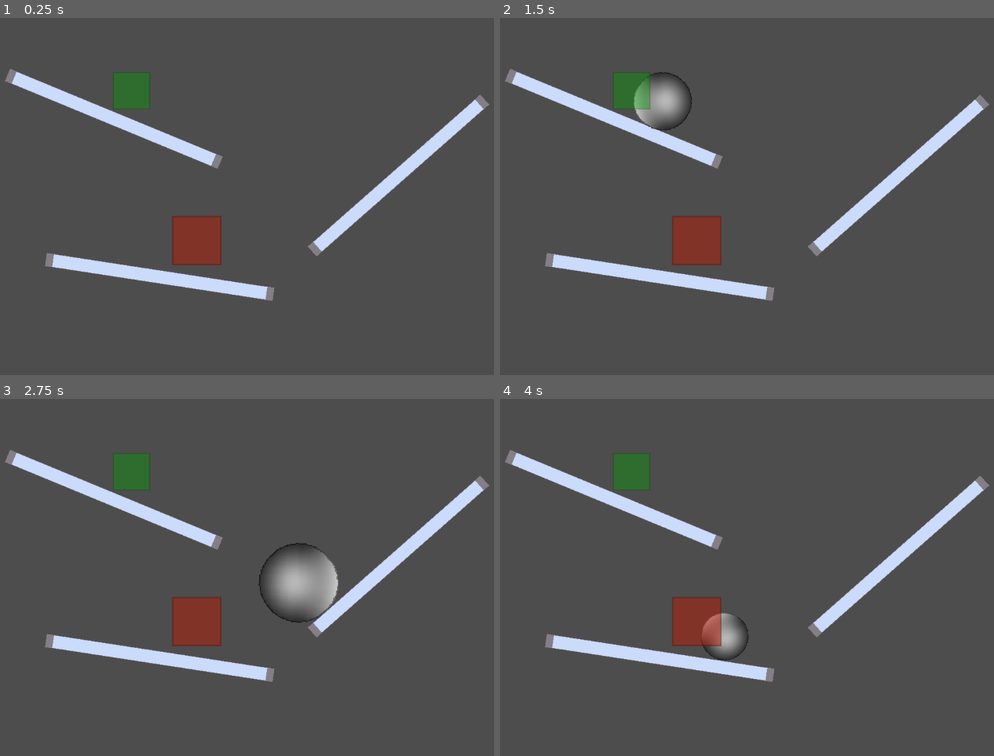
Above: before the commit, frames 1-4 (two rows, left to right).
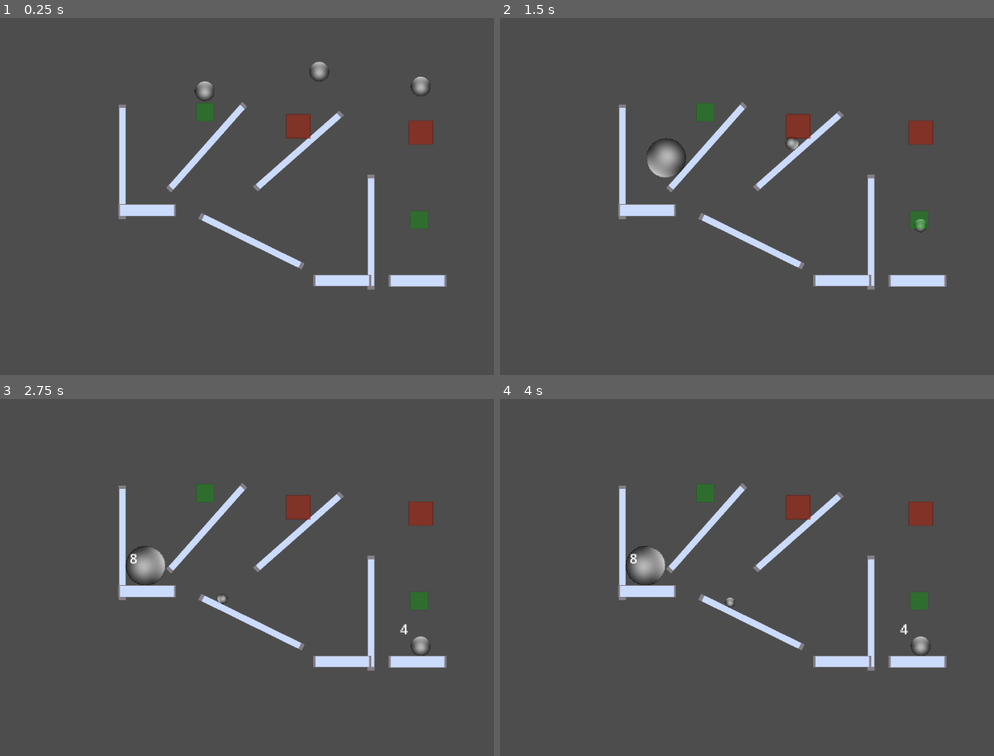
Above: after the commit, the same moments.

Repository: NewtKingGames/GMTKJam24
Game: Godot game, scene res://Scenes/Levels/test_level.tscn
The game is run twice, just before and just after one commit, with the same random seed, the same clock (stepped at 60 frames per second) and the same inputs.
Inputs:
- Up to frame 1 (0.25 s): no input
- Up to frame 2 (1.5 s): no input
- Up to frame 3 (2.75 s): no input
- Up to frame 4 (4 s): no input

The runs differ from the first frame. In frame 1, 12% of the frame differs, in the area x 0-100%, y 12-80%; in frame 2, 13%; in frame 3, 14%, in the area x 0-100%, y 14-80%; in frame 4, 12%.

Commit message:
Finish basic scale object and add demo level

Diff:
--- a/Scenes/Levels/test_level.tscn
+++ b/Scenes/Levels/test_level.tscn
@@ -1,43 +1,83 @@
-[gd_scene load_steps=5 format=3 uid="uid://dvyhri8ufdvyf"]
+[gd_scene load_steps=6 format=3 uid="uid://dvyhri8ufdvyf"]
 
 [ext_resource type="PackedScene" uid="uid://su8ld586qy81" path="res://Scenes/Objects/platform.tscn" id="1_7oh6f"]
 [ext_resource type="PackedScene" uid="uid://d1c5sdqrwiuri" path="res://Scenes/Objects/ball.tscn" id="2_idysa"]
 [ext_resource type="PackedScene" uid="uid://db1sld5xkn1qp" path="res://Scenes/Objects/scale_zone_grow.tscn" id="3_5l8p5"]
 [ext_resource type="PackedScene" uid="uid://bodowffk2hyev" path="res://Scenes/Objects/scale_zone_shrink.tscn" id="4_d70p2"]
+[ext_resource type="PackedScene" uid="uid://do0jxgdl0c466" path="res://Scenes/Objects/basic_scale_platform.tscn" id="5_v8d71"]
 
 [node name="TestLevel" type="Node2D"]
 
 [node name="Platforms" type="Node" parent="."]
 
 [node name="Platform" parent="Platforms" instance=ExtResource("1_7oh6f")]
-position = Vector2(-295, -141)
-rotation = 0.392628
+position = Vector2(-254, -179)
+rotation = 2.29353
+scale = Vector2(-13.0182, -0.758343)
+
+[node name="Platform4" parent="Platforms" instance=ExtResource("1_7oh6f")]
+position = Vector2(-559, -126)
+rotation = 1.57079
+scale = Vector2(-13.0182, -0.758343)
+
+[node name="Platform5" parent="Platforms" instance=ExtResource("1_7oh6f")]
+position = Vector2(341, 129)
+rotation = 1.57079
 scale = Vector2(-13.0182, -0.758343)
 
 [node name="Platform2" parent="Platforms" instance=ExtResource("1_7oh6f")]
-position = Vector2(220, -38)
+position = Vector2(78, -165)
 rotation = -0.723311
 scale = Vector2(-13.0182, -0.758343)
 
 [node name="Platform3" parent="Platforms" instance=ExtResource("1_7oh6f")]
-position = Vector2(-212, 146)
-rotation = 0.152277
+position = Vector2(-92, 162)
+rotation = 0.457846
 scale = Vector2(-13.0182, -0.758343)
 
 [node name="Camera2D" type="Camera2D" parent="."]
 position = Vector2(2.08165e-12, 2.08165e-12)
+zoom = Vector2(0.5, 0.5)
 
 [node name="Balls" type="Node" parent="."]
 
 [node name="Ball" parent="Balls" instance=ExtResource("2_idysa")]
-position = Vector2(-403, -410)
+position = Vector2(-261, -397)
 
-[node name="Node" type="Node" parent="."]
+[node name="Ball2" parent="Balls" instance=ExtResource("2_idysa")]
+position = Vector2(154, -468)
 
-[node name="ScaleZoneGrow" parent="Node" instance=ExtResource("3_5l8p5")]
-position = Vector2(-263, -192)
+[node name="Ball3" parent="Balls" instance=ExtResource("2_idysa")]
+position = Vector2(520, -414)
+
+[node name="Zones" type="Node" parent="."]
+
+[node name="ScaleZoneGrow" parent="Zones" instance=ExtResource("3_5l8p5")]
+position = Vector2(-259, -306)
 scale = Vector2(2.10977, 2.10977)
 
-[node name="ScaleZoneShrink" parent="Node" instance=ExtResource("4_d70p2")]
-position = Vector2(-145, 80)
+[node name="ScaleZoneGrow2" parent="Zones" instance=ExtResource("3_5l8p5")]
+position = Vector2(515, 85)
+scale = Vector2(2.10977, 2.10977)
+
+[node name="ScaleZoneShrink" parent="Zones" instance=ExtResource("4_d70p2")]
+position = Vector2(77, -255)
 scale = Vector2(2.79167, 2.79167)
+
+[node name="ScaleZoneShrink2" parent="Zones" instance=ExtResource("4_d70p2")]
+position = Vector2(521, -232)
+scale = Vector2(2.79167, 2.79167)
+
+[node name="Scales" type="Node" parent="."]
+
+[node name="BasicScalePlatform" parent="Scales" instance=ExtResource("5_v8d71")]
+position = Vector2(-470, 50)
+scale = Vector2(2.96154, 2.96154)
+
+[node name="BasicScalePlatform2" parent="Scales" instance=ExtResource("5_v8d71")]
+position = Vector2(237, 305)
+scale = Vector2(2.96154, 2.96154)
+
+[node name="BasicScalePlatform3" parent="Scales" instance=ExtResource("5_v8d71")]
+position = Vector2(509, 306)
+scale = Vector2(2.96154, 2.96154)
--- a/Scenes/Objects/ball.gd
+++ b/Scenes/Objects/ball.gd
@@ -7,12 +7,11 @@
 
 func _ready():
 	current_scale = 1.0
+	base_weight = 4
 	sprite_starting_scale = sprite_2d.scale
 	collision_shape_starting_scale = collision_shape_2d.scale
 
 func update_scale_attributes():
-	print("updating attributes!")
-	print(current_scale)
 	var tween_properties = create_tween()
 	tween_properties.parallel().tween_property(sprite_2d, "scale", sprite_starting_scale* current_scale, Globals.scale_duration)
 	tween_properties.parallel().tween_property(collision_shape_2d, "scale", collision_shape_starting_scale*current_scale, Globals.scale_duration)
--- a/Scenes/Objects/ball.tscn
+++ b/Scenes/Objects/ball.tscn
@@ -7,6 +7,7 @@
 
 [node name="Ball" type="RigidBody2D"]
 collision_layer = 4
+gravity_scale = 0.5
 contact_monitor = true
 script = ExtResource("1_nsfd7")
 
--- a/Scenes/Objects/basic_scale_platform.tscn
+++ b/Scenes/Objects/basic_scale_platform.tscn
@@ -1,7 +1,8 @@
-[gd_scene load_steps=5 format=3 uid="uid://do0jxgdl0c466"]
+[gd_scene load_steps=6 format=3 uid="uid://do0jxgdl0c466"]
 
 [ext_resource type="Script" path="res://Scripts/scale.gd" id="1_28jlb"]
 [ext_resource type="Texture2D" uid="uid://cafcd1k01twp8" path="res://Sprites/GraySquare.png" id="2_0jxji"]
+[ext_resource type="Script" path="res://Scenes/Objects/scale_weight_label.gd" id="3_b0esl"]
 
 [sub_resource type="RectangleShape2D" id="RectangleShape2D_ixf3m"]
 
@@ -20,9 +21,21 @@
 shape = SubResource("RectangleShape2D_ixf3m")
 
 [node name="ScaleArea" type="Area2D" parent="."]
+collision_mask = 5
 
 [node name="CollisionShape2D" type="CollisionShape2D" parent="ScaleArea"]
 position = Vector2(0, -7.5)
 scale = Vector2(3.35909, 0.908656)
 shape = SubResource("RectangleShape2D_hgvvo")
 debug_color = Color(0.300091, 0.628304, 6.36511e-08, 0.42)
+
+[node name="ScaleWeightLabel" type="Label" parent="."]
+offset_left = -21.0
+offset_top = -52.0
+offset_right = 19.0
+offset_bottom = -29.0
+script = ExtResource("3_b0esl")
+
+[connection signal="scale_weight_changed" from="." to="ScaleWeightLabel" method="_on_basic_scale_platform_scale_weight_changed"]
+[connection signal="body_entered" from="ScaleArea" to="." method="_on_scale_area_body_entered"]
+[connection signal="body_exited" from="ScaleArea" to="." method="_on_scale_area_body_exited"]
--- /dev/null
+++ b/Scenes/Objects/scale_weight_label.gd
@@ -0,0 +1,4 @@
+extends Label
+
+func _on_basic_scale_platform_scale_weight_changed(weight):
+	text = str(weight)
--- a/Scripts/scalable_object.gd
+++ b/Scripts/scalable_object.gd
@@ -6,6 +6,7 @@
 # This class should be added as the top level script of every object in the game it proveides things for:
 # The current "scale" of the object which affects things like weight and size and maybe speed. The effects of size should be set in the classes which extend this
 var current_scale: float
+var base_weight: float
 
 # TODO implement some kind of weight system with child classes implementing "base weight"
 
@@ -18,6 +19,10 @@
 func scale_by_factor(scale_factor: float):
 	_change_scale(current_scale *  scale_factor)
 
+# Consider putting this into a get/set?
+func get_current_weight():
+	return base_weight * current_scale
+
 func _change_scale(scale_value: float):
 	current_scale = scale_value
 	update_scale_attributes()
--- a/Scripts/scale.gd
+++ b/Scripts/scale.gd
@@ -1,10 +1,15 @@
 class_name Scale extends StaticBody2D
+
+# TODO - consider making this scene JUST the Area2D and we'll compose it with other scenes later
+signal scale_weight_changed(weight: float)
 
 #var objects_on_scale: Array[ScalableObject] = []
 # I think this should be a map to make removing the item from the list easier
 var objects_on_scale: Dictionary = {}
-var current_weight: float = 0.0
-
+var current_weight: float = 0.0:
+	set(value):
+		current_weight = value
+		scale_weight_changed.emit(current_weight)
 
 func add_object_to_scale(object: ScalableObject):
 	objects_on_scale[object.name] = object
@@ -16,6 +21,8 @@
 
 func objects_on_scale_changed():
 	current_weight = compute_weight_of_objects()
+	print("the new current weight is")
+	print(current_weight)
 
 # TODO - do we need to trigger this after every scale change? probably not but worth thinking about
 func compute_weight_of_objects() -> float:
@@ -23,7 +30,19 @@
 	for object in objects_on_scale.values():
 		if object is ScalableObject:
 			print(object)
-			#total_weight += object.get_weight()
+			total_weight += object.get_current_weight()
 		else:
 			print("something wrong somehow a non scalable object got into the scale")
 	return total_weight
+
+
+# TODO - slowdown the objects when they land on the scale!!!
+func _on_scale_area_body_entered(body: Node2D):
+	if body is ScalableObject:
+		# This might cause issues if the object is the player? not sure
+		body.linear_velocity = Vector2.ZERO
+		add_object_to_scale(body)
+
+func _on_scale_area_body_exited(body: Node2D):
+	if body is ScalableObject:
+		remove_object_from_scale(body)
--- a/Scripts/scale_zone.gd
+++ b/Scripts/scale_zone.gd
@@ -1,20 +1,16 @@
 class_name ScaleZone extends Area2D
-
 
 var scale_factor: float
 
 func _ready():
-	print("here!")
 	# Subscribe signals
 	body_entered.connect(_on_body_entered_scale_zone)
 
 
 func _on_body_entered_scale_zone(body: Node2D):
-	print(body)
 	if body is ScalableObject:
 		scale_object(body)
 
 
 func scale_object(body: ScalableObject):
-	print("object is scalable")
 	body.scale_by_factor(scale_factor)
